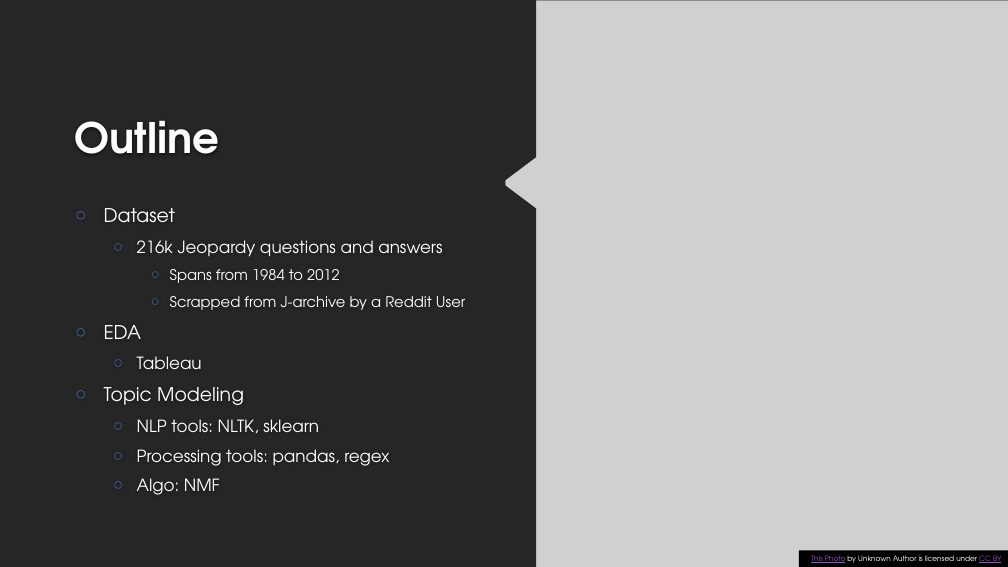
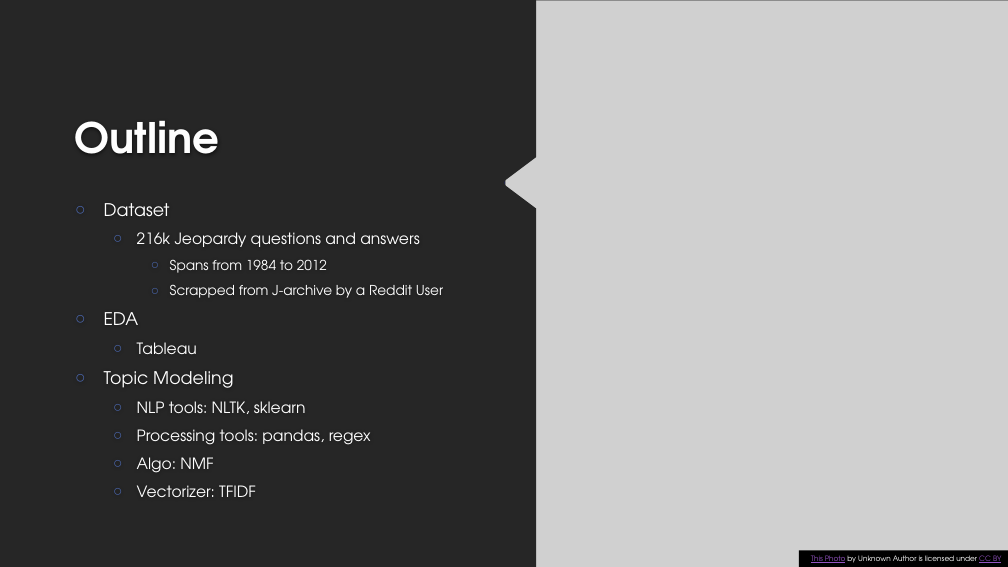
Before and after one commit to geeselouise/jeopardy, a slide deck: slide 3 of Jeopardy_Questions.pptx. Drawn at 1008x567 pixels with LibreOffice and Linux fonts; fonts in the diff are those of the drawing; grey boxes stand for pictures; background and template pictures are left out. Boxes give left, top, right and bottom in pixels: in the first picture for what was removed or moved away, otherwise in the second. Text is boxed around its words. In the diff, an @@ line names an element or a change of style, - is before the commit and + after.

Commit message:
Small edit to specify Vectorizer

```diff
--- a/Jeopardy_Questions.pptx
+++ b/Jeopardy_Questions.pptx
@@ text at (x1=104, y1=203, x2=443, y2=473): size 18 to 16.6 pt in "Dataset", "EDA", "Topic Modeling"; size 16 to 14.8 pt in "216k Jeopardy questions and answers", "Tableau", "NLP tools: NLTK, sklearn", "Processing tools: pandas, regex" and 1 more places; size 14 to 12.9 pt in "Spans from 1984 to 2012", "Scrapped from J-archive by a Reddit User" @@
@@ text at (x1=137, y1=485, x2=256, y2=497): paragraph added @@
+  ○ Vectorizer: TFIDF
```
Also in this commit, not shown: 2 other files.
